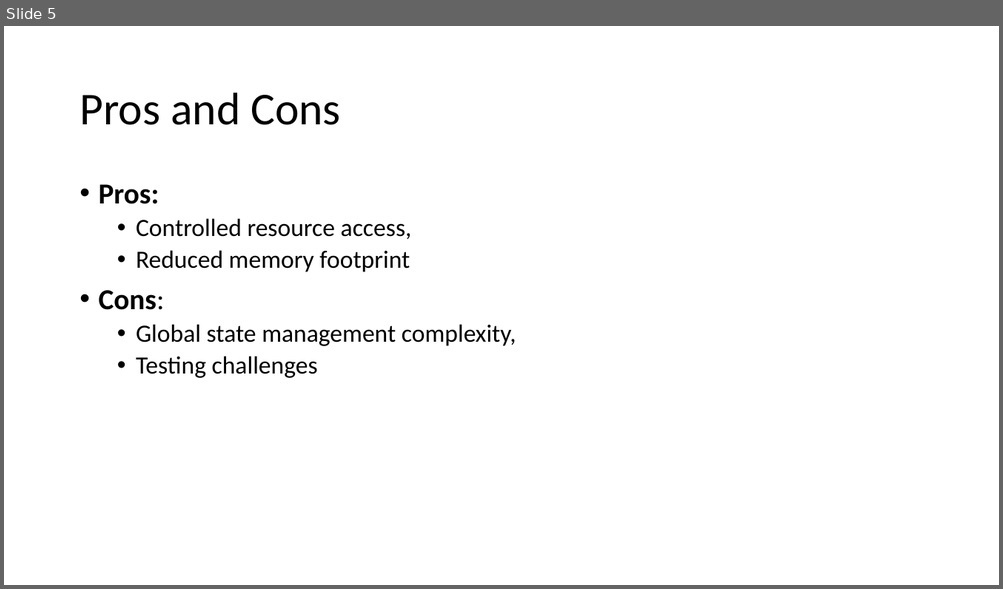
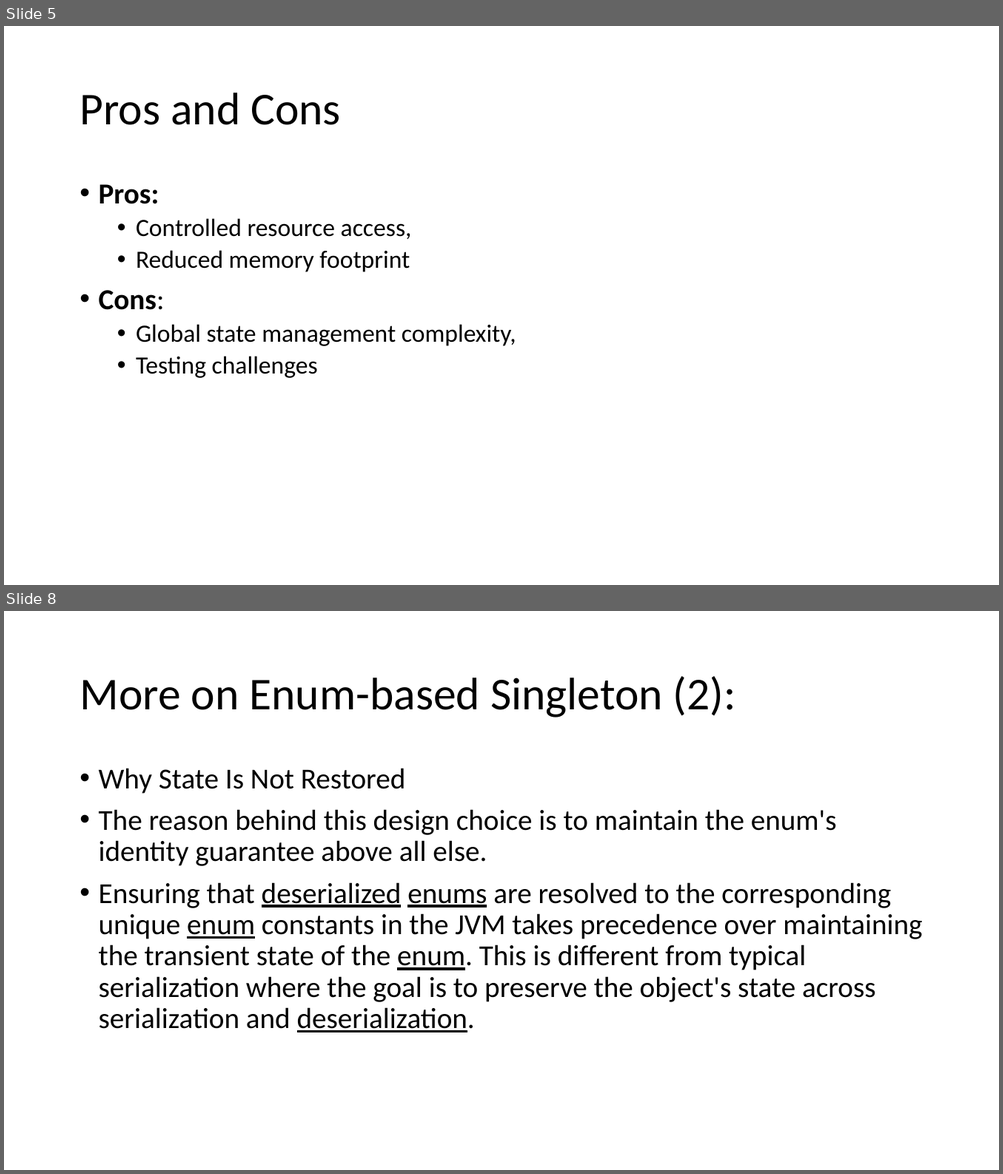
Before and after one commit to ChenTheInstructor/CSE248, a slide deck: Singleton Design Pattern.pptx. Shown one above the other, each under a label of ours: slide 5 before the commit, slides 5 and 8 after it; the slides between them are not shown. The pictures are 1003x589 and 1003x1174 pixels, drawn with LibreOffice and Linux fonts; fonts in the diff are those of the drawing. Boxes give left, top, right and bottom in pixels: in the first picture for what was removed or moved away, otherwise in the second. Text is boxed around its words. In the diff, an @@ line names an element or a change of style, - is before the commit and + after.

Commit message:
Observer Design Pattern

```diff
--- a/Singleton Design Pattern.pptx
+++ b/Singleton Design Pattern.pptx
@@ slide 8 added at (x1=4, y1=611, x2=999, y2=1170), background #FFFFFF @@
@@ title added at (x1=79, y1=676, x2=736, y2=718), 44 pt, text #000000 @@
+More on Enum-based Singleton (2):
@@ text added at (x1=99, y1=768, x2=922, y2=1033), 28 pt, text #000000 @@
+• Why State Is Not Restored
+• The reason behind this design choice is to maintain the enum's identity guarantee above all else.
+• Ensuring that deserialized enums are resolved to the corresponding unique enum constants in the JVM takes precedence over maintaining the transient state of the enum. This is different from typical serialization where the goal is to preserve the object's state across serialization and deserialization.
```
Also in this commit, not shown: 1 slide changed, 3 other slides added, 21 other files.
